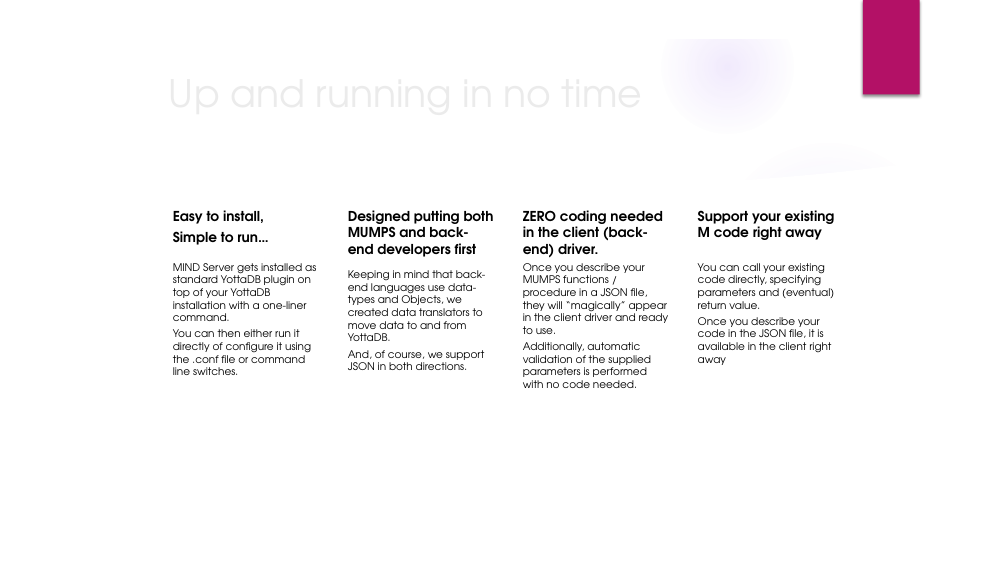
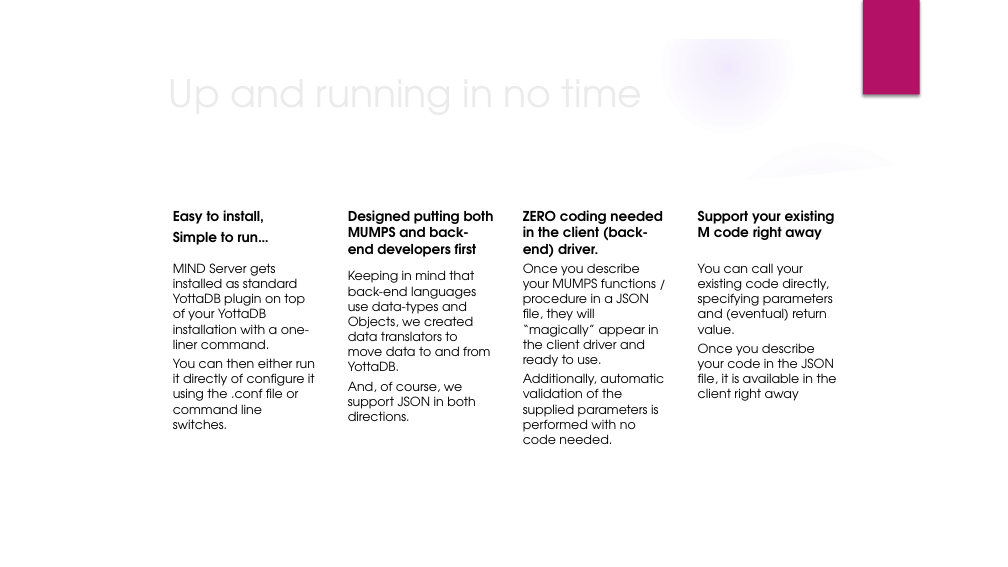
Before and after one commit to mind4yottadb/mind-server, a slide deck: slide 7 of docs/slides/def1.pptx (slide 6 before the commit). Drawn at 1008x567 pixels with LibreOffice and Linux fonts; fonts in the diff are those of the drawing; background and template pictures are left out. Boxes give left, top, right and bottom in pixels: in the first picture for what was removed or moved away, otherwise in the second. Text is boxed around its words. In the diff, an @@ line names an element or a change of style, - is before the commit and + after.

Commit message:
V0.19.0 (#257)
* feat: datatype: varByRef
* feat: new datatype: json
* feat: 4 levels namespace
* test: datatype: varByRef
* test: uApi parser detects now boolean and null in name
* test: new datatype: json
* test: 4 levels namespace
* refactor: uApi parser detects now boolean and null in name
* fix: proper handle JSON chr(0)_boolean or chr(0)_null
* fix: subscript /s on strings removed
* docs: pptx
* demo

```diff
--- a/docs/slides/def1.pptx
+++ b/docs/slides/def1.pptx
@@ size 10 to 12 pt in 4 elements at box(173, 263, 315, 429), box(348, 270, 490, 421), box(523, 263, 664, 444), box(698, 263, 837, 401) @@
```
Also in this commit, not shown: 8 other slides changed, 33 other files.
